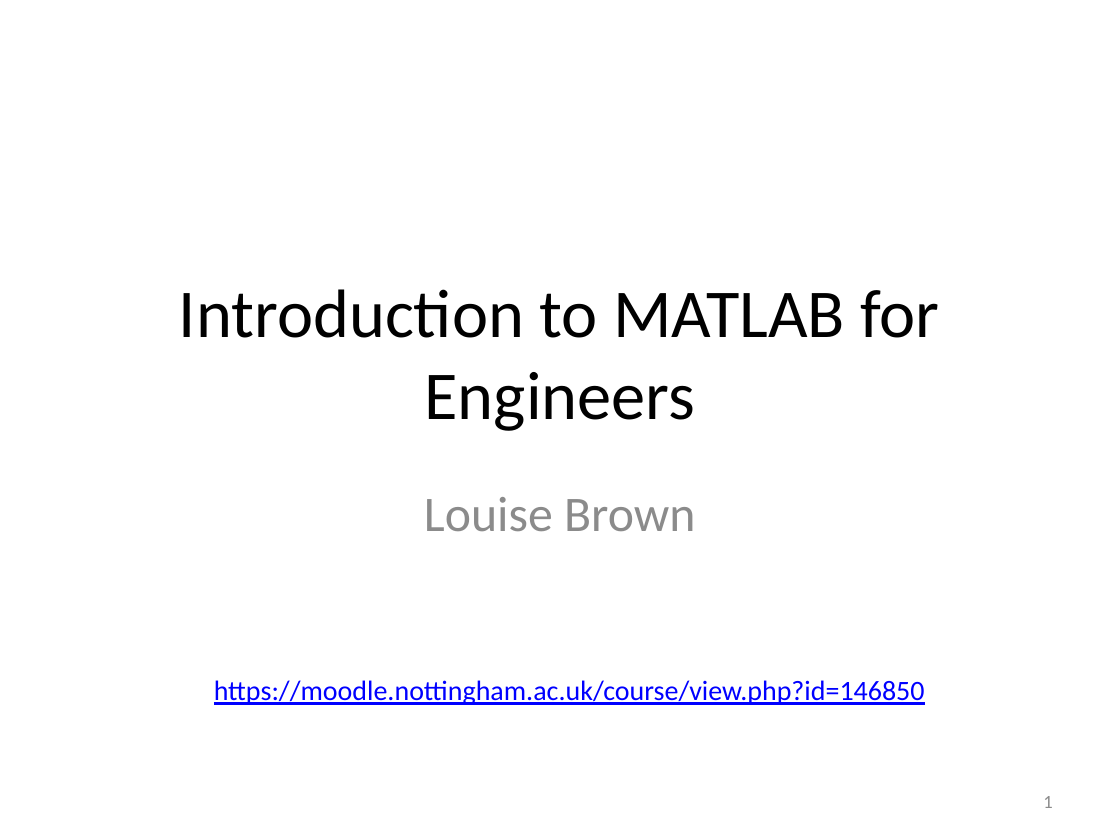
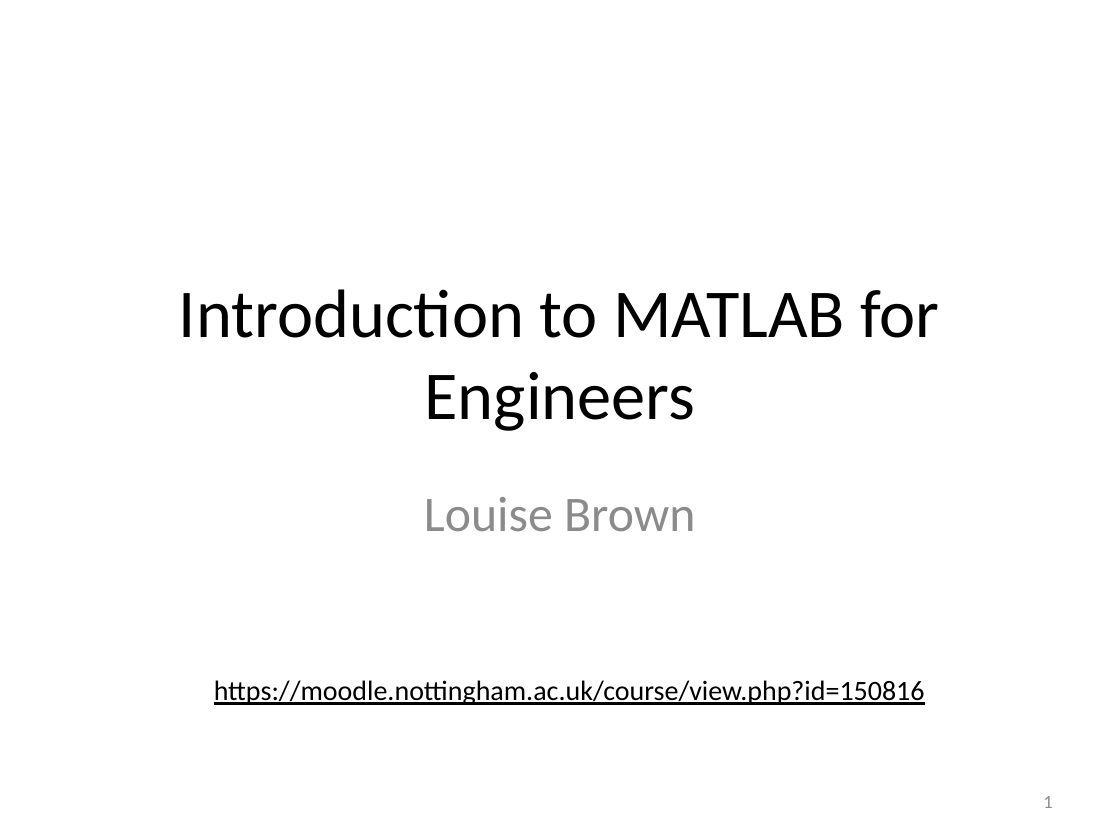
Before and after one commit to louisepb/MatlabBasicCourse, a slide deck: slide 1 of Introduction to MATLAB for Engineers.pptx. Drawn at 1120x840 pixels with LibreOffice and Linux fonts; fonts in the diff are those of the drawing. Boxes give left, top, right and bottom in pixels: in the first picture for what was removed or moved away, otherwise in the second. Text is boxed around its words. In the diff, an @@ line names an element or a change of style, - is before the commit and + after.

Commit message:
Updated GitWorkflow slides and added floating point comparison  to course slides

```diff
--- a/Introduction to MATLAB for Engineers.pptx
+++ b/Introduction to MATLAB for Engineers.pptx
@@ text at (214,680,925,705): text changed; text colour #0000FF to #000000 @@
-https://moodle.nottingham.ac.uk/course/view.php?id=146850
+https://moodle.nottingham.ac.uk/course/view.php?id=150816
```
Also in this commit, not shown: 3 other slides changed, 1 slide added, 1 other file.
